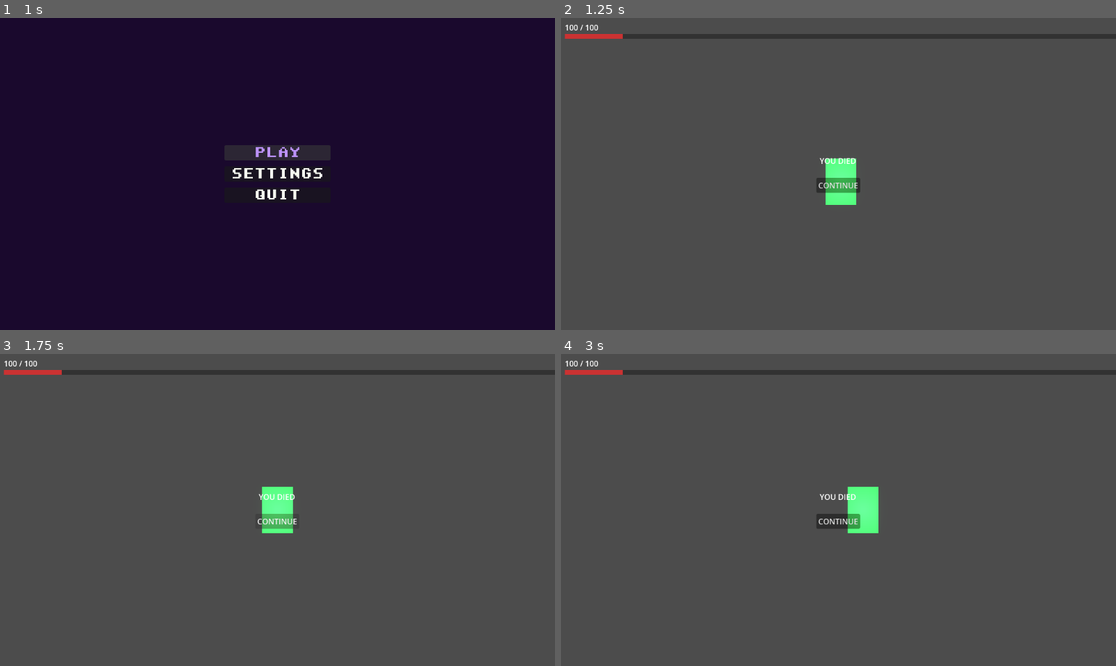
Above: before the commit, frames 1-4 (two rows, left to right).
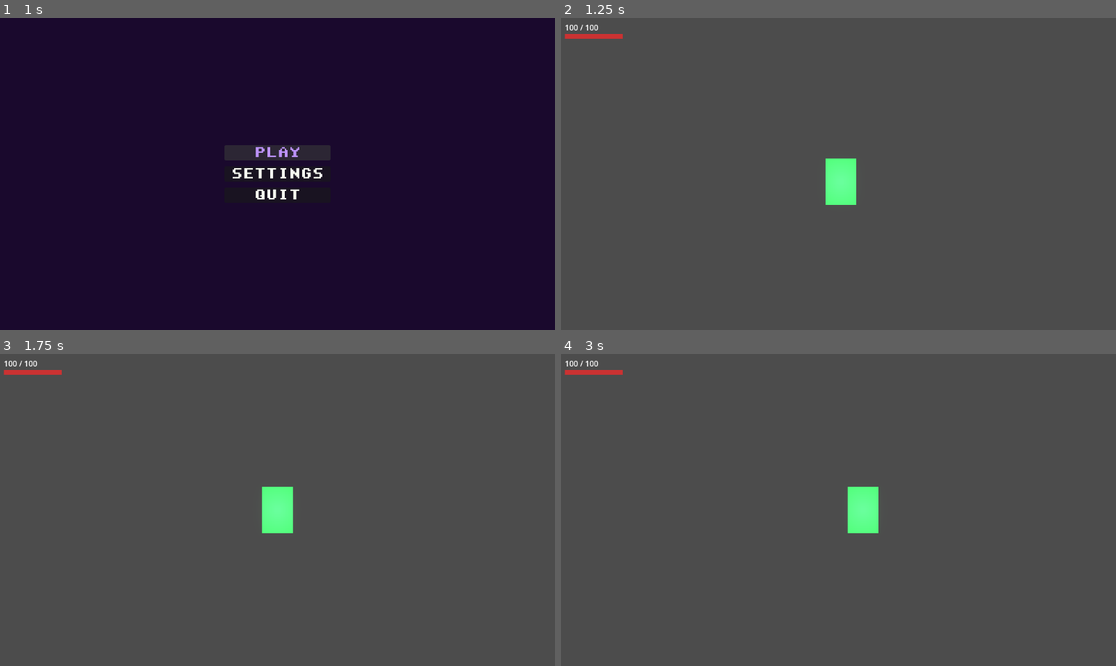
Above: after the commit, the same moments.

Repository: WMsans/top-down-rogue
Game: Godot game, scene res://scenes/ui/main_menu.tscn
The game is run twice, just before and just after one commit, with the same random seed, the same clock (stepped at 60 frames per second) and the same inputs.
Inputs (mouse positions are in pixels of both pictures, inside the frame that each line leads up to):
- Up to frame 1 (1 s): click "PLAY" at 0.5 s
- Up to frame 2 (1.25 s): no input
- Up to frame 3 (1.75 s): click (277, 522) at 1.25 s, where only the run before the commit has a clickable "CONTINUE"
- Up to frame 4 (3 s): click (838, 522) at 2 s, where only the run before the commit has a clickable "CONTINUE"; tap Enter at 2.75 s; move the mouse to (960, 494) at 2.77 s; hold D (move_right) from 2.78 s (still down); tap Z at 2.85 s; click (960, 494) at 2.92 s

Frame 1 is identical in both runs. In frame 2, 1.8% of the frame differs, in the area x 11-100%, y 5-57%; in frame 3, 1.7%; in frame 4, 1.8%.
Error in both runs: Cannot call method 'shader_create_from_spirv' on a null value. (res://src/core/compute_device.gd:28)

Commit message:
chore: godot generation

Diff:
--- a/scenes/game.tscn
+++ b/scenes/game.tscn
@@ -48,8 +48,10 @@
 color = Color(0.95, 0.95, 0.95, 1)
 blend_mode = 1
 
-[node name="PauseMenu" parent="." instance=ExtResource("9")]
+[node name="PauseMenu" parent="." unique_id=904525513 instance=ExtResource("9")]
+visible = false
 
-[node name="HealthUI" parent="." instance=ExtResource("10")]
+[node name="HealthUI" parent="." unique_id=1316157124 instance=ExtResource("10")]
 
-[node name="DeathScreen" parent="." instance=ExtResource("11")]
+[node name="DeathScreen" parent="." unique_id=2131573664 instance=ExtResource("11")]
+visible = false
--- a/scenes/ui/health_ui.tscn
+++ b/scenes/ui/health_ui.tscn
@@ -1,33 +1,33 @@
-[gd_scene format=3]
+[gd_scene format=3 uid="uid://bwg73brg2igl1"]
 
-[node name="HealthUI" type="CanvasLayer"]
+[node name="HealthUI" type="CanvasLayer" unique_id=304403883]
 layer = 5
 
-[node name="MarginContainer" type="MarginContainer" parent="."]
+[node name="MarginContainer" type="MarginContainer" parent="." unique_id=345736882]
 anchors_preset = -1
-anchor_right = 1.0
 anchor_bottom = 1.0
 offset_left = 8.0
 offset_top = 8.0
 
-[node name="VBoxContainer" type="VBoxContainer" parent="MarginContainer"]
+[node name="VBoxContainer" type="VBoxContainer" parent="MarginContainer" unique_id=1933982590]
 layout_mode = 2
 theme_override_constants/separation = 2
 
-[node name="HealthLabel" type="Label" parent="MarginContainer/VBoxContainer"]
+[node name="HealthLabel" type="Label" parent="MarginContainer/VBoxContainer" unique_id=554384511]
 unique_name_in_owner = true
 layout_mode = 2
 text = "100 / 100"
 
-[node name="BarBackground" type="ColorRect" parent="MarginContainer/VBoxContainer"]
+[node name="BarBackground" type="ColorRect" parent="MarginContainer/VBoxContainer" unique_id=1745470956]
 unique_name_in_owner = true
+clip_contents = true
 custom_minimum_size = Vector2(120, 10)
 layout_mode = 2
 color = Color(0.2, 0.2, 0.2, 1)
-clip_contents = true
 
-[node name="BarFill" type="ColorRect" parent="MarginContainer/VBoxContainer/BarBackground"]
+[node name="BarFill" type="ColorRect" parent="MarginContainer/VBoxContainer/BarBackground" unique_id=247572254]
 unique_name_in_owner = true
+layout_mode = 0
 offset_right = 120.0
 offset_bottom = 10.0
 color = Color(0.8, 0.2, 0.2, 1)
Not shown: 1 places in scenes/game.tscn that only renumber resources
Not shown, added: src/player/health_component.gd.uid
Not shown, added: src/player/lava_damage_checker.gd.uid
Not shown, added: src/ui/death_screen.gd.uid
Not shown, added: src/ui/health_ui.gd.uid
